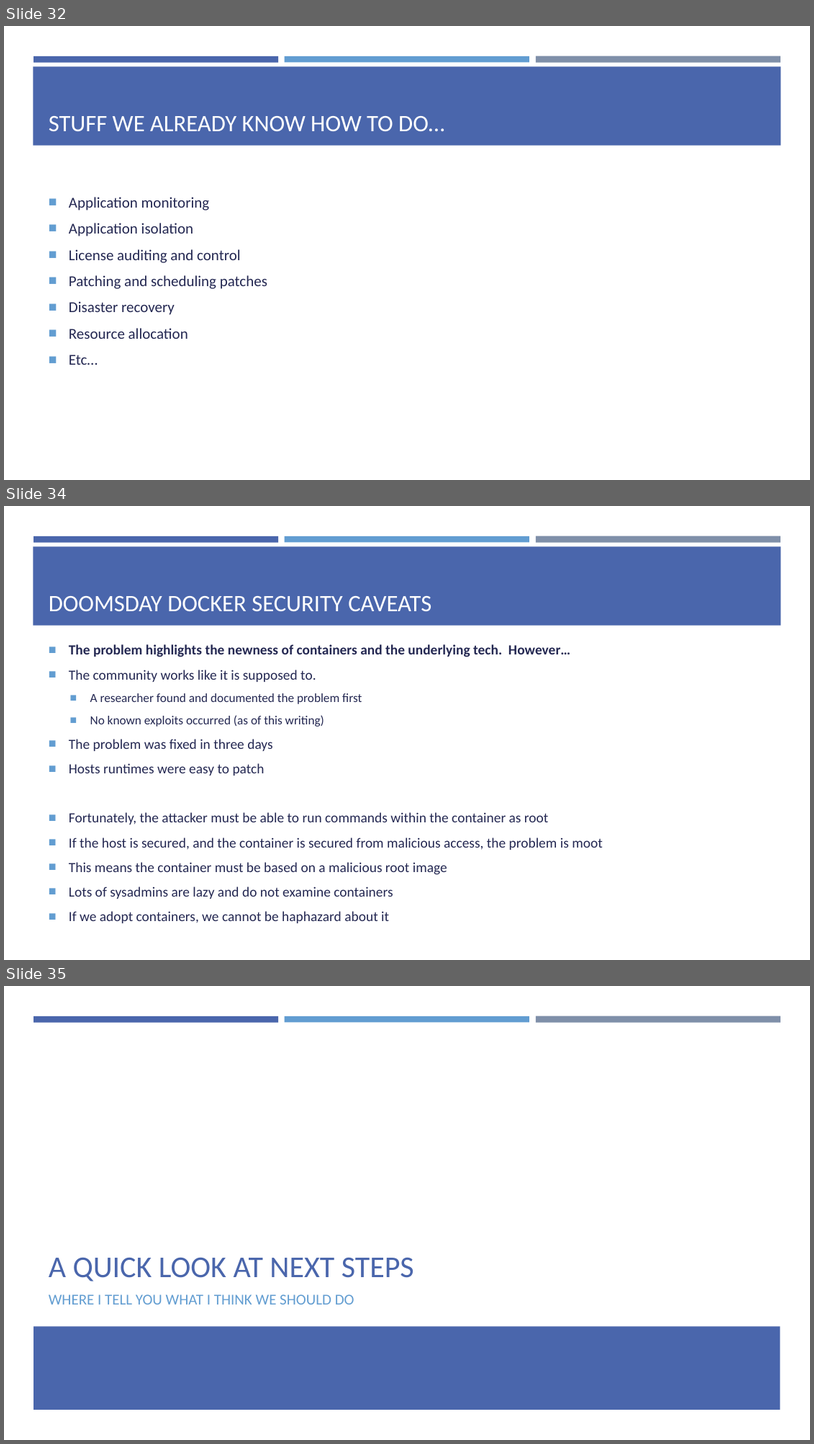
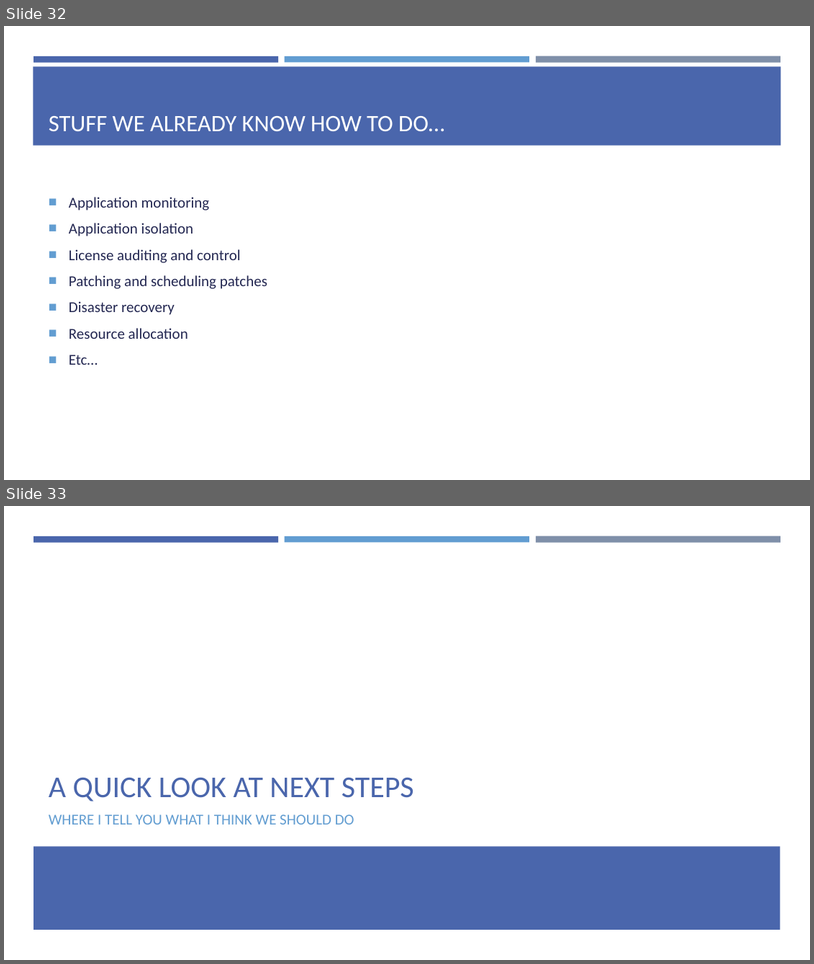
Before and after one commit to EnterpriseProductsLP/introduction-to-docker, a slide deck: presentation/presentation.pptx. Shown one above the other, each under a label of ours: slides 32, 34 and 35 before the commit, slides 32 and 33 after it; the slides between them are not shown. The pictures are 814x1444 and 814x964 pixels, drawn with LibreOffice and Linux fonts; fonts in the diff are those of the drawing. Boxes give left, top, right and bottom in pixels: in the first picture for what was removed or moved away, otherwise in the second. Text is boxed around its words. In the diff, an @@ line names an element or a change of style, - is before the commit and + after.

Commit message:
Removed doomsday slides.

```diff
--- a/presentation/presentation.pptx
+++ b/presentation/presentation.pptx
@@ slide 34 removed at (4, 506, 810, 960), background #FFFFFF; not listed: 4 template elements that a slide beside it also shows @@
@@ title removed at (49, 596, 432, 611) @@
-DOOMSDAY DOCKER SECURITY CAVEATS
@@ text removed at (69, 644, 602, 923) @@
-■ The problem highlights the newness of containers and the underlying tech. However…
-■ The community works like it is supposed to.
-  ■ A researcher found and documented the problem first
-  ■ No known exploits occurred (as of this writing)
-■ The problem was fixed in three days
-■ Hosts runtimes were easy to patch
-■ Fortunately, the attacker must be able to run commands within the container as root
-■ If the host is secured, and the container is secured from malicious access, the problem is moot
-■ This means the container must be based on a malicious root image
-■ Lots of sysadmins are lazy and do not examine containers
-■ If we adopt containers, we cannot be haphazard about it
@@ what was slide 35 is now slide 33 @@
```
Also in this commit, not shown: 1 other slide removed.
